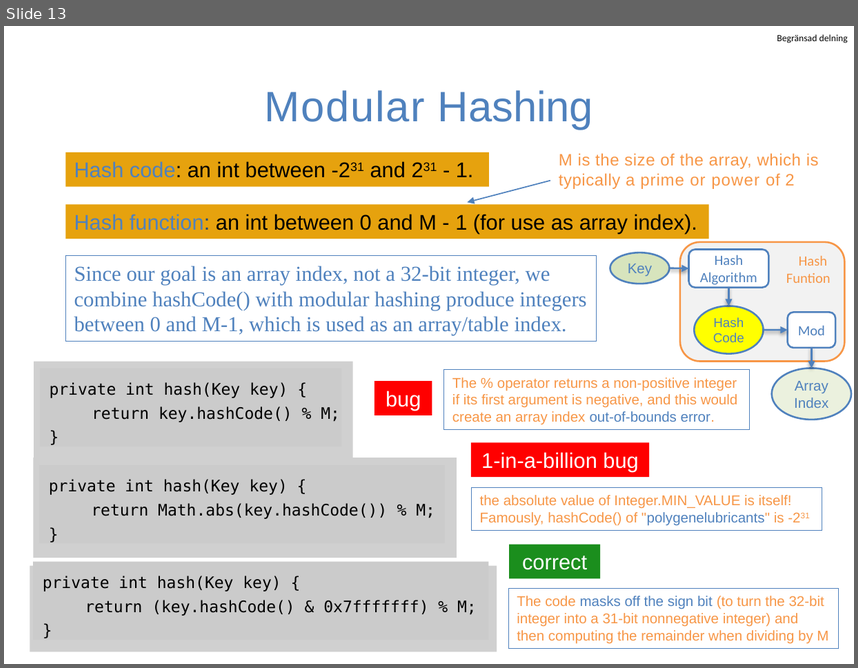
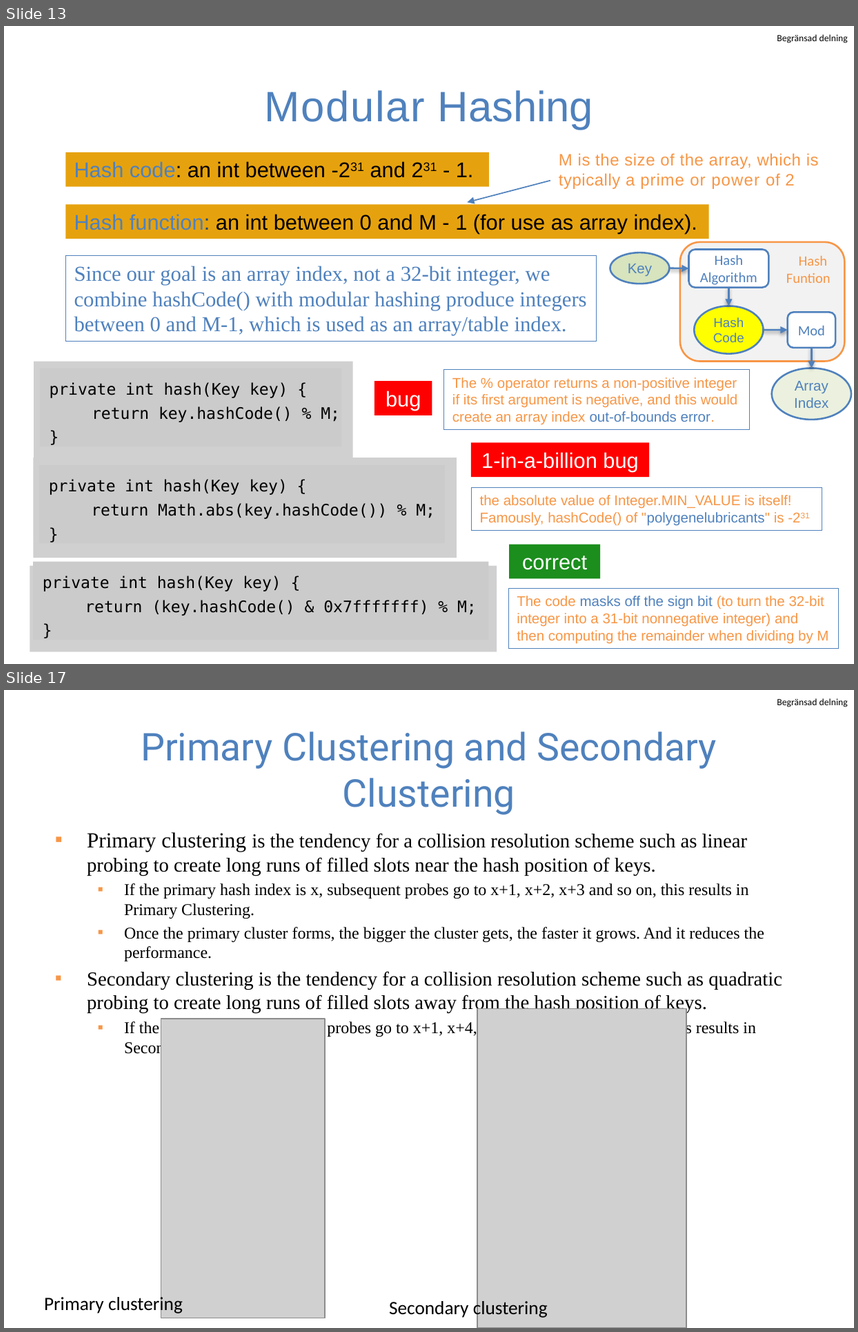
Before and after one commit to guhofstra/CSC111Fa25, a slide deck: PPTs/Lecture 7-hash table.pptx. Shown one above the other, each under a label of ours: slide 13 before the commit, slides 13 and 17 after it; the slides between them are not shown. The pictures are 858x668 and 858x1332 pixels, drawn with LibreOffice and Linux fonts; fonts in the diff are those of the drawing; grey boxes stand for pictures. Boxes give left, top, right and bottom in pixels: in the first picture for what was removed or moved away, otherwise in the second. Text is boxed around its words. In the diff, an @@ line names an element or a change of style, - is before the commit and + after.

```diff
--- a/PPTs/Lecture 7-hash table.pptx
+++ b/PPTs/Lecture 7-hash table.pptx
@@ slide 17 added at bbox=[4, 690, 854, 1328], background #FFFFFF; not listed: 1 template element that a slide beside it also shows @@
@@ title added at bbox=[141, 731, 717, 815], 32.4 pt, text #4F81BD @@
+Primary Clustering and Secondary Clustering
@@ text added at bbox=[87, 832, 782, 1037], 14 pt, text #000000 @@
+▪ Primary clustering is the tendency for a collision resolution scheme such as linear probing to create long runs of filled slots near the hash position of keys.
+  ▪ If the primary hash index is x, subsequent probes go to x+1, x+2, x+3 and so on, this results in Primary Clustering.
+  ▪ Once the primary cluster forms, the bigger the cluster gets, the faster it grows. And it reduces the performance.
+▪ Secondary clustering is the tendency for a collision resolution scheme such as quadratic probing to create long runs of filled slots away from the hash position of keys.
+  ▪ If the primary hash index is x, probes go to x+1, x+4, x+9, x+16, x+25 and so on, this results in Secondary Clustering.
@@ picture added at bbox=[161, 1018, 326, 1317] @@
@@ picture added at bbox=[477, 1009, 686, 1328] @@
@@ text added at bbox=[44, 1294, 183, 1314], 16 pt, text #000000 @@
+Primary clustering
@@ text added at bbox=[389, 1299, 548, 1319], 16 pt, text #000000 @@
+Secondary clustering
```
Also in this commit, not shown: 5 slides changed, 1 other slide added, 2 slides removed, 21 other files.
